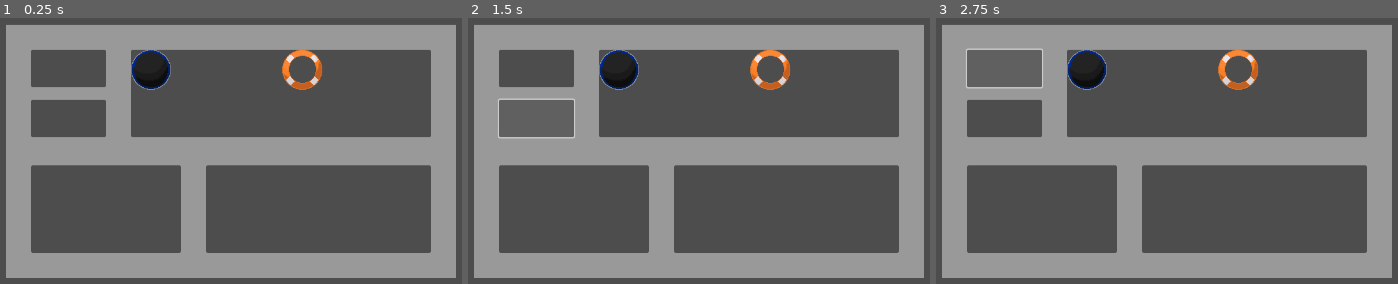
Above: before the commit, frames 1-3 (left to right).
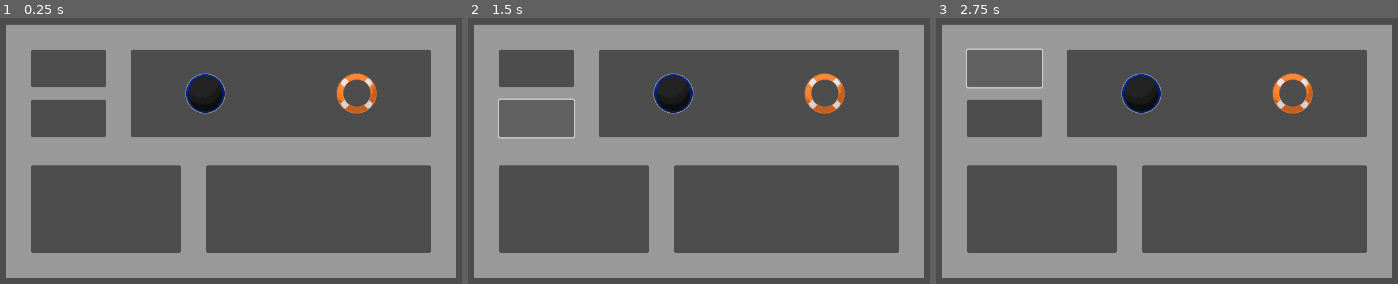
Above: after the commit, the same moments.

Repository: FiCeHo/Plink-go
Game: Godot game, scene res://shop/shop_screen.tscn
The game is run twice, just before and just after one commit, with the same random seed, the same clock (stepped at 60 frames per second) and the same inputs.
Inputs (mouse positions are in pixels of both pictures, inside the frame that each line leads up to):
- Up to frame 1 (0.25 s): no input
- Up to frame 2 (1.5 s): click (537, 68) at 0.5 s; click (537, 119) at 1.25 s
- Up to frame 3 (2.75 s): click (1005, 68) at 2 s

The runs differ from the first frame. In frame 1, 3.3% of the frame differs, in the area x 28-82%, y 12-37%; in frame 2, 3.3%; in frame 3, 3.3%.

Commit message:
idk brah

Diff:
--- a/plink-go!/game.tscn
+++ b/plink-go!/game.tscn
@@ -36,18 +36,6 @@
 [node name="TouchScreenButton" type="TouchScreenButton" parent="."]
 position = Vector2(640, 360)
 shape = SubResource("RectangleShape2D_e2o6t")
-
-[node name="UI" parent="."]
-_import_path = NodePath("")
-unique_name_in_owner = false
-process_mode = 0
-process_priority = 0
-process_physics_priority = 0
-process_thread_group = 0
-physics_interpolation_mode = 0
-auto_translate_mode = 0
-editor_description = ""
-script = null
 
 [node name="Game" type="CanvasLayer" parent="."]
 
--- a/plink-go!/perks/perk_card.gd
+++ b/plink-go!/perks/perk_card.gd
@@ -1,21 +1,20 @@
 extends Control
-signal selected(perk_data: PerkData)
+
+signal selected(perk_data: PerkData, card_node: Control)
 
 @export var perk_data: PerkData
 
 func _ready():
-	var box = StyleBoxFlat.new()
-	box.bg_color = Color(1, 1, 0, 0.3)
-	add_theme_stylebox_override("panel", box)
-
-	if perk_data:
-		$TextureRect.texture = perk_data.icon
-	else:
-		print("No perk_data!")
+	add_to_group("perk_card")
+	update_display()
+	set_mouse_filter(MOUSE_FILTER_STOP)
+	connect("gui_input", _on_gui_input)
 
 func update_display():
-	$TextureRect.texture = perk_data.icon
+	if perk_data and perk_data.icon:
+		$TextureRect.texture = perk_data.icon
 
 func _on_gui_input(event):
 	if event is InputEventMouseButton and event.pressed:
-		emit_signal("selected", perk_data)
+		print("Clicked:", perk_data.name)
+		emit_signal("selected", perk_data, self)
--- a/plink-go!/perks/perk_card.tscn
+++ b/plink-go!/perks/perk_card.tscn
@@ -17,7 +17,8 @@
 offset_bottom = 32.0
 grow_horizontal = 2
 grow_vertical = 2
-size_flags_horizontal = 3
+size_flags_horizontal = 6
+size_flags_vertical = 6
 script = ExtResource("1_5j4uk")
 
 [node name="TextureRect" type="TextureRect" parent="."]
--- a/plink-go!/shop/shop_screen.gd
+++ b/plink-go!/shop/shop_screen.gd
@@ -9,6 +9,7 @@
 @onready var desc_label = get_node("ShopPanel/PerkPanel/PerkDetail/DescriptionLabel")
 
 func _ready():
+	details_panel.hide()
 	var all_perks = ItemUtils.get_all_perks()
 	var perk_data_list = ItemUtils.pick_weighted_items(
 		all_perks,
@@ -21,17 +22,30 @@
 		var item = ShowItem.spawn(perk_data, "perk")
 		item.selected.connect(_on_perk_selected)
 		perk_list_display.add_child(item)
+		print("Spawned card is a:", item.get_class())
 	print_tree_pretty()
 
 func _on_perk_selected(perk: PerkData, card_node: Control):
-	# Update the details content
+	print("Perk selected:", perk.name)
+	# Update the text
 	name_label.text = perk.name
 	desc_label.text = perk.description
 
-	# Position the popup near the card
-	var card_global_pos = card_node.get_global_position()
-	var panel_size = details_panel.size
-	var offset = Vector2(10, 0)  # 10 pixels to the right
+	# Position the details panel next to the selected card
+	var card_pos = card_node.get_global_position()
+	var card_size = card_node.size
+	var offset = Vector2(16, 0)  # Pixels to the right
 
-	details_panel.global_position = card_global_pos + Vector2(card_node.size.x, 0) + offset
+	details_panel.global_position = card_pos + Vector2(card_size.x, 0) + offset
 	details_panel.show()
+
+func _unhandled_input(event):
+	if event is InputEventMouseButton and event.pressed:
+		# Check what was under the mouse
+		var mouse_pos = get_viewport().get_mouse_position()
+		var clicked = get_viewport().gui_pick(mouse_pos)
+
+		# If we didn't click a PerkCard or the DetailsPanel itself
+		if !clicked or not clicked.is_in_group("perk_card") and clicked != details_panel:
+			print("Clicked outside — hiding detail panel.")
+			details_panel.hide()
